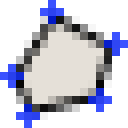
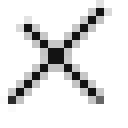
Comparing the layer stacks of the two 128x128 images. Changes:
hid "Layer 3" over [0, 0, 128, 128]
hid "Layer 2" over [8, 8, 120, 120]
showed "Distance Tool", painted on it over [0, 0, 128, 128]
